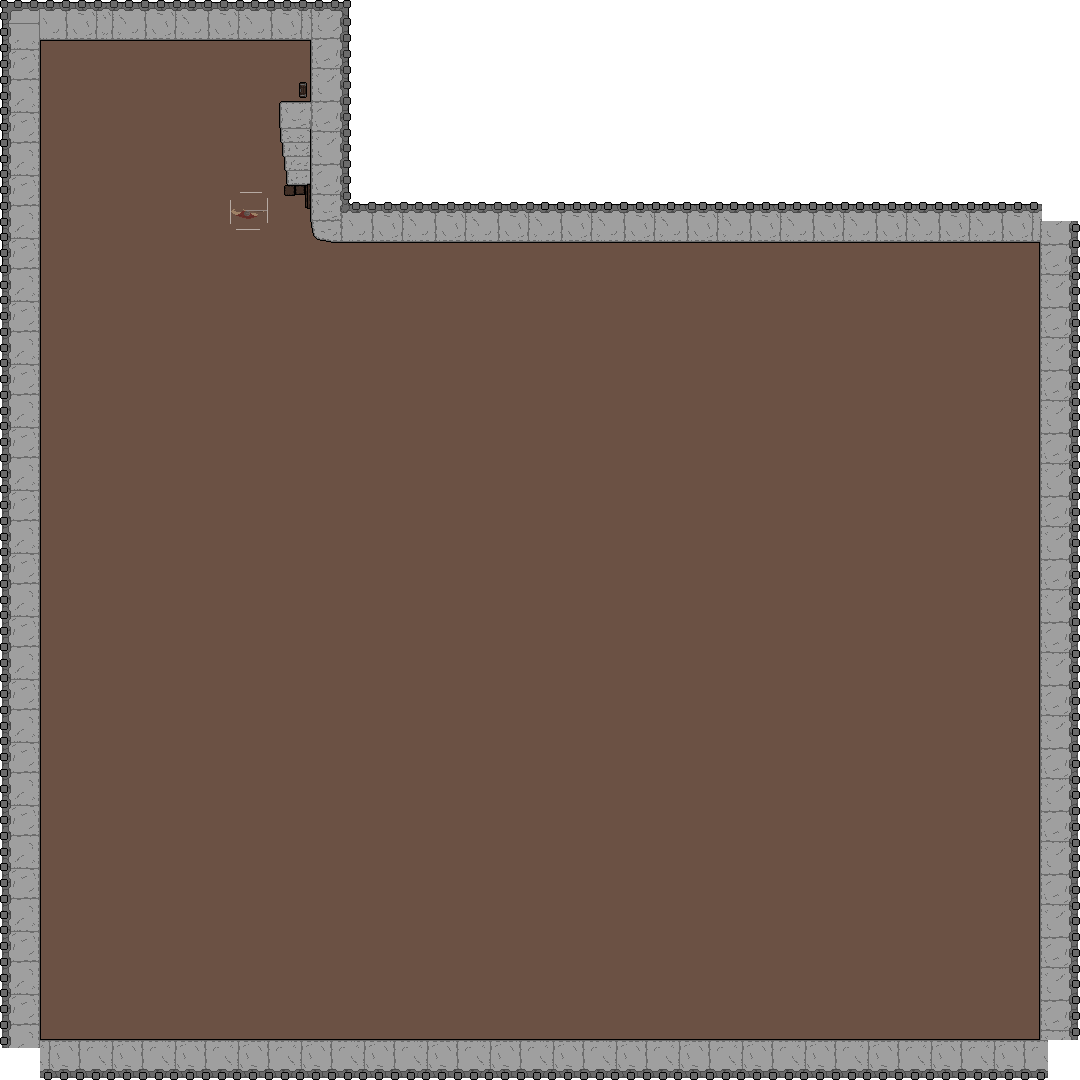
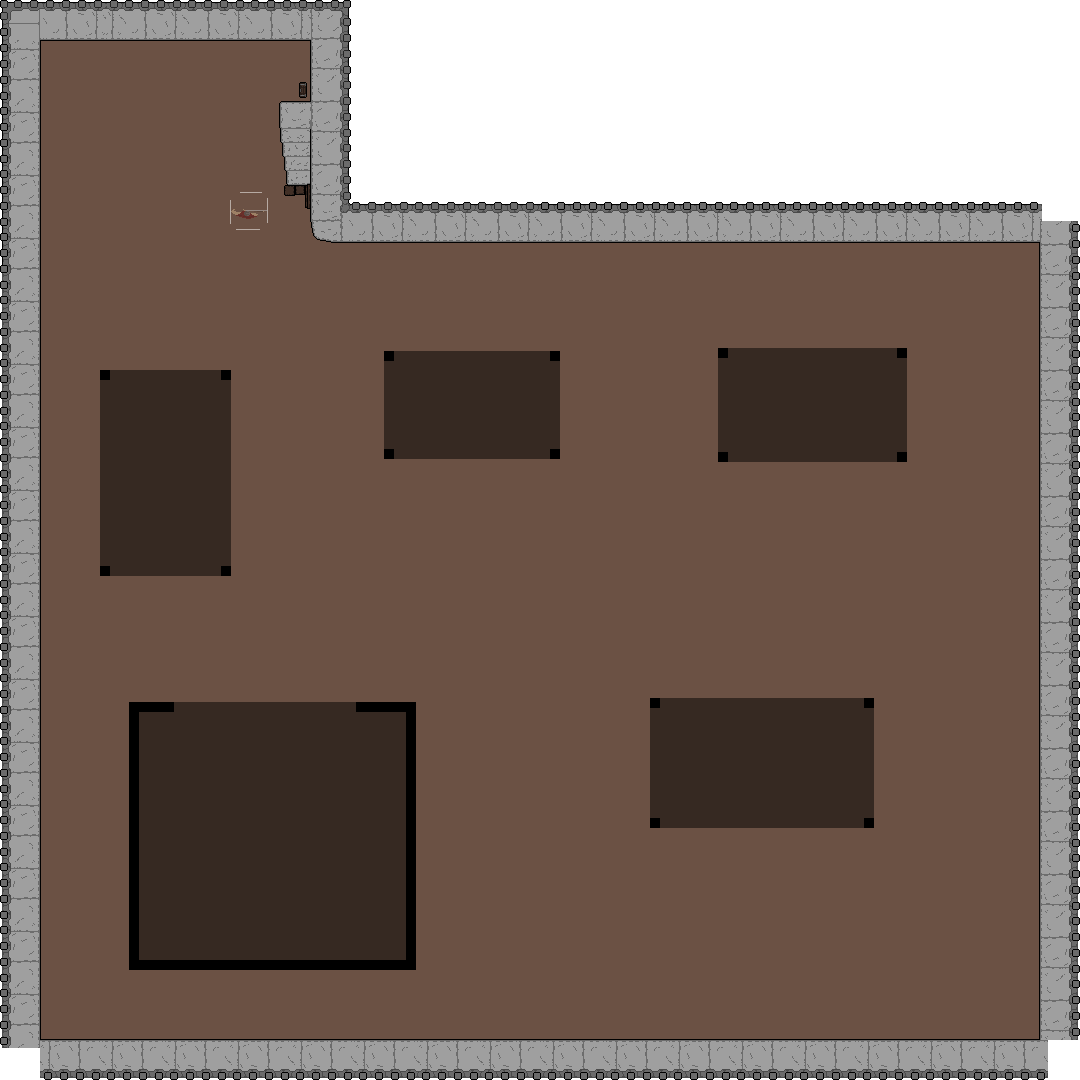
Layer changes from the first 1080 x 1080 image to the second:
added layer "top" (50%) above "stuff" over [100, 348, 907, 970]
added layer "stuff" above "Background" over [100, 348, 907, 970]
